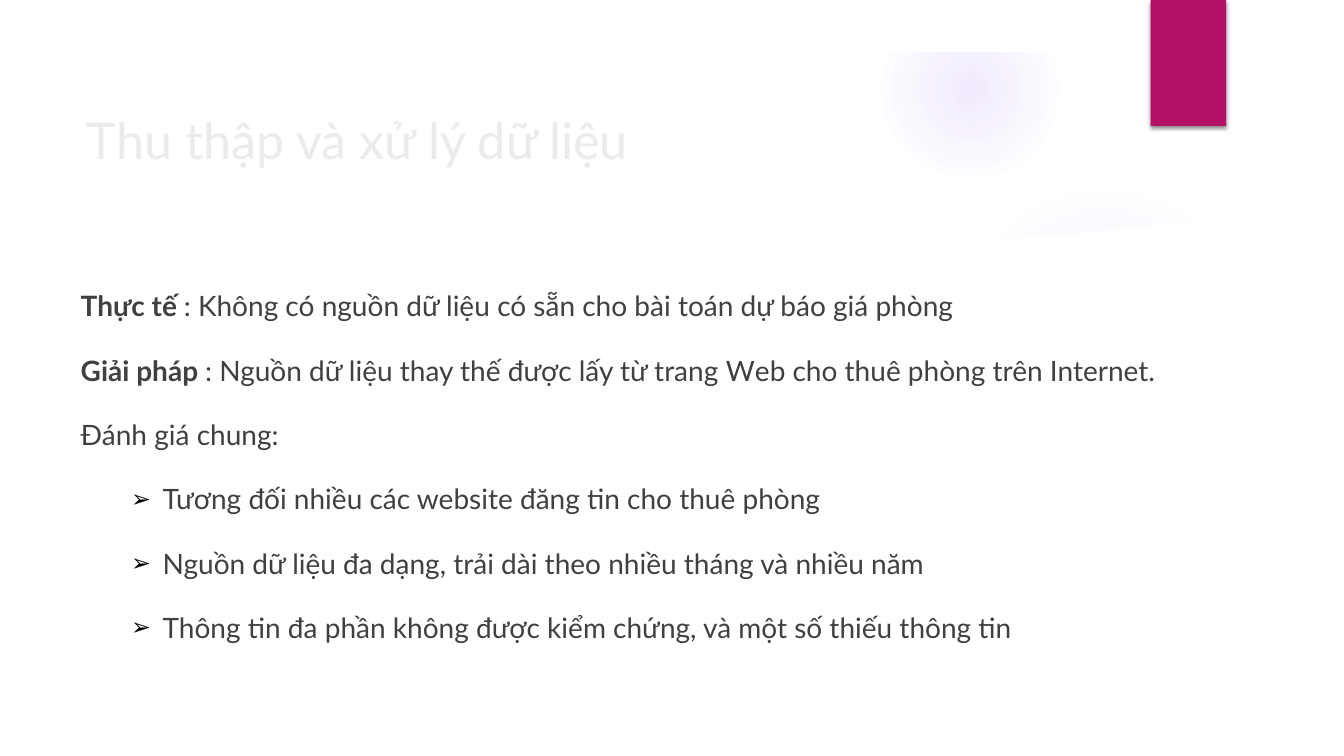
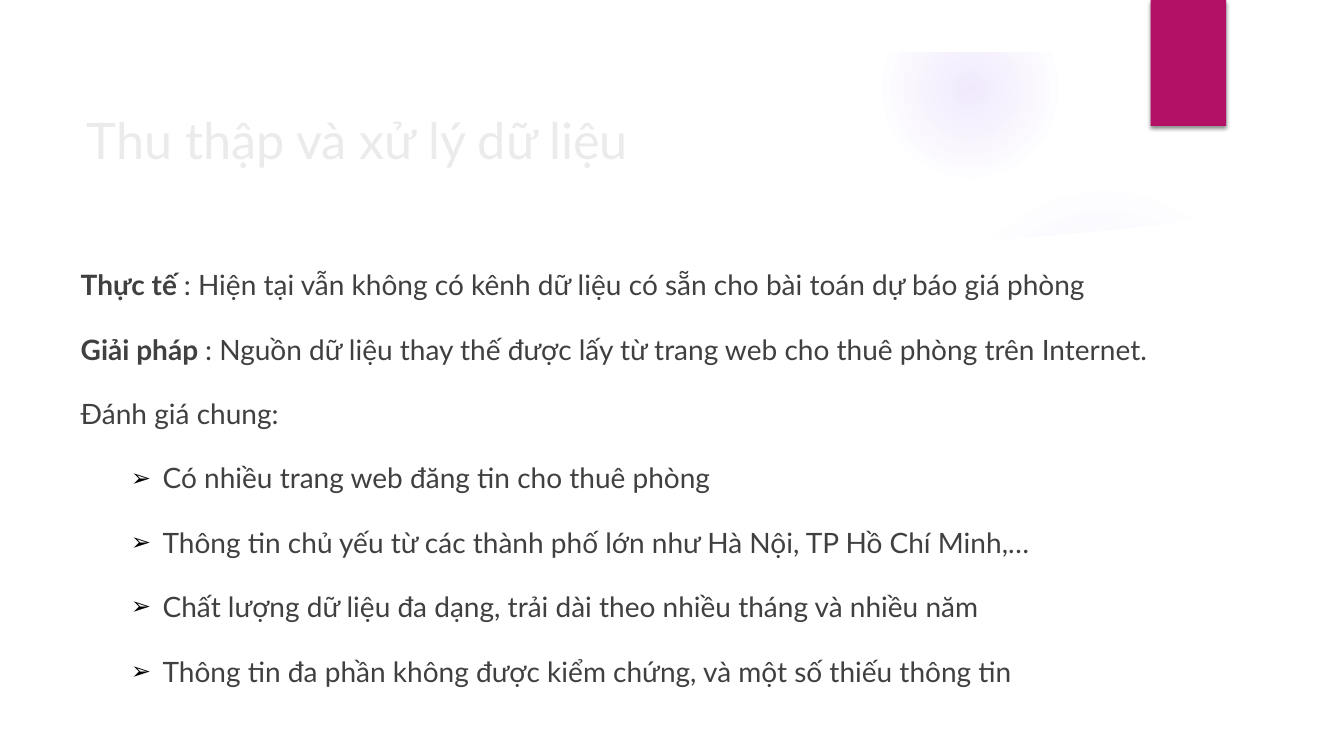
Before and after one commit to DesertFoxee/ai_room_price_prediction, a slide deck: slide 7 of Slide.pptx. Drawn at 1344x756 pixels with LibreOffice and Linux fonts; fonts in the diff are those of the drawing; background and template pictures are left out. Boxes give left, top, right and bottom in pixels: in the first picture for what was removed or moved away, otherwise in the second. Text is boxed around its words. In the diff, an @@ line names an element or a change of style, - is before the commit and + after.

```diff
--- a/Slide.pptx
+++ b/Slide.pptx
@@ text "Thực tế : Hiện tại ...": place and size @@
-text "Thực tế : Hiện tại ..." at box(81, 292, 1155, 643)
+text "Thực tế : Hiện tại ..." at box(81, 271, 1147, 687)
@@ text at box(81, 271, 1147, 365): text changed @@
-Thực tế : Không có nguồn dữ liệu có sẵn cho bài toán dự báo giá phòng
-Giải pháp : Nguồn dữ liệu thay thế được lấy từ trang Web cho thuê phòng trên Internet.
+Thực tế : Hiện tại vẫn không có kênh dữ liệu có sẵn cho bài toán dự báo giá phòng
+Giải pháp : Nguồn dữ liệu thay thế được lấy từ trang web cho thuê phòng trên Internet.
@@ text at box(163, 465, 1029, 622): text changed @@
-  ➢ Tương đối nhiều các website đăng tin cho thuê phòng
-  ➢ Nguồn dữ liệu đa dạng, trải dài theo nhiều tháng và nhiều năm
+  ➢ Có nhiều trang web đăng tin cho thuê phòng
+  ➢ Thông tin chủ yếu từ các thành phố lớn như Hà Nội, TP Hồ Chí Minh,…
+  ➢ Chất lượng dữ liệu đa dạng, trải dài theo nhiều tháng và nhiều năm
```
Also in this commit, not shown: 12 other slides changed, 1 other file.
